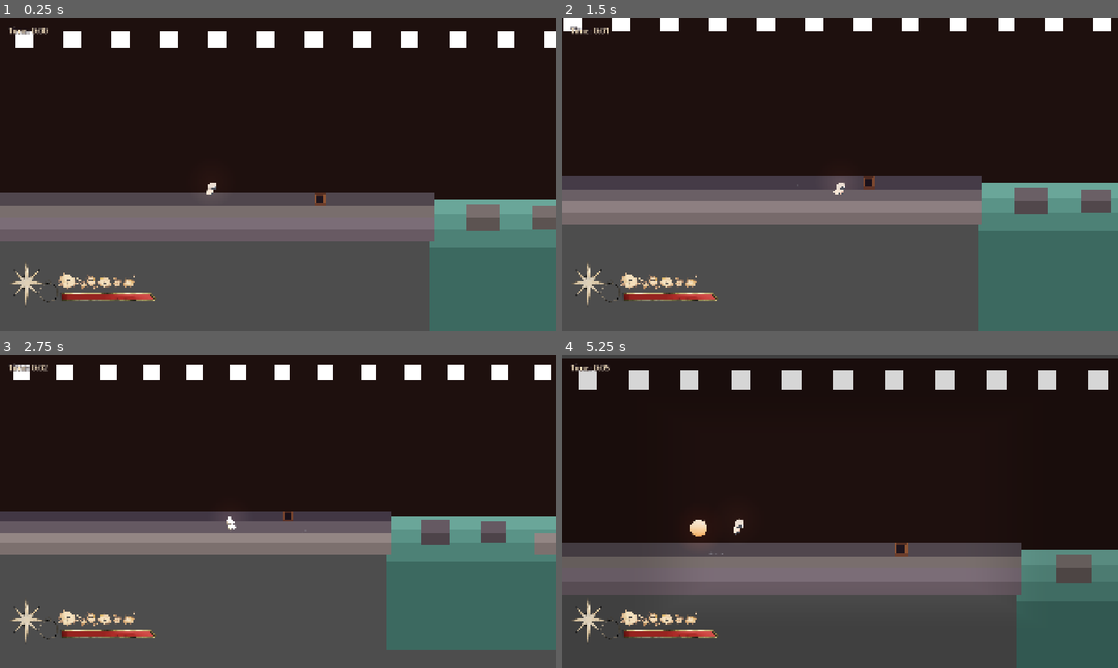
Above: before the commit, frames 1-4 (two rows, left to right).
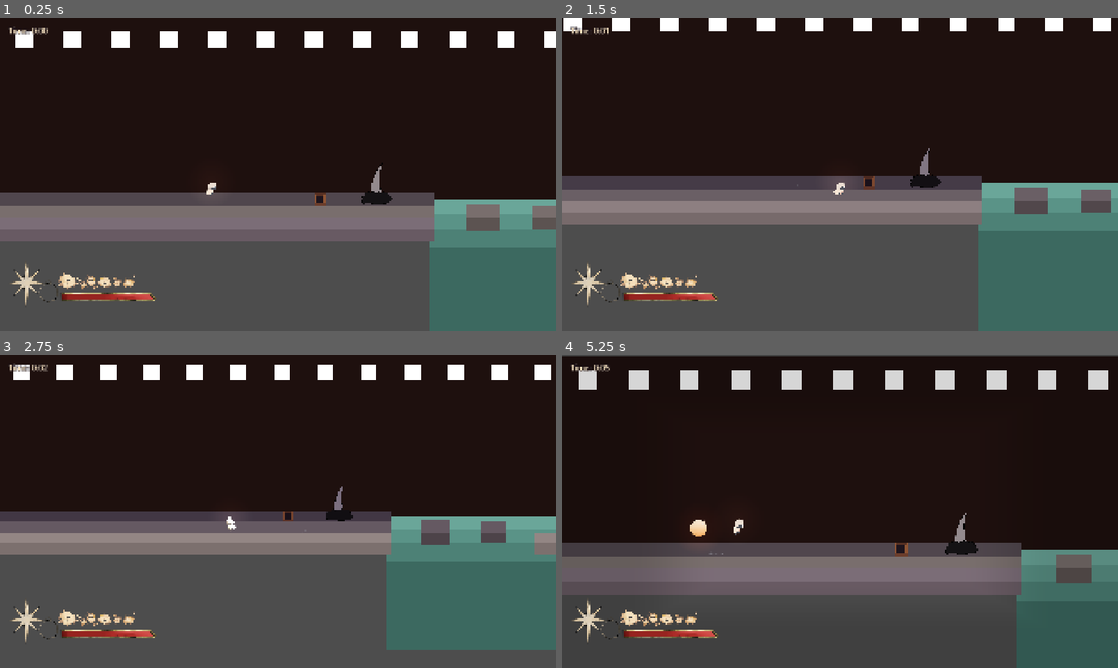
Above: after the commit, the same moments.

Repository: EkaterinaZakharova-13/purgatory-game
Game: Godot game, scene res://Scenes/Levels/main.tscn
Two runs of this game, one before a commit and one after it. Both use one fixed random seed, a clock stepped at 60 frames per second and the inputs below. The engine's default icon, where the game draws it, is replaced by a stand-in: a white triangle on a blue panel in a dark square.
Inputs:
- Up to frame 1 (0.25 s): no input
- Up to frame 2 (1.5 s): hold D (right) from 0.53 s (still down); tap Space (jump) at 0.6, 0.77, 1.07 s; tap S (closer) at 1.35 s
- Up to frame 3 (2.75 s): tap Space (jump) at 1.52, 1.55, 1.82, 2.3 s; release D (right) at 2.03 s; hold A (left) from 2.03 s (still down); tap Shift (dash) at 2.1 s
- Up to frame 4 (5.25 s): tap W (further) at 2.85 s; tap Space (jump) at 3.02, 3.05, 3.32, 3.77, 3.8, 4.07, 4.52, 4.55, 4.82, 5.1 s; tap F (orb_platform) at 3.6 s; release A (left) at 4.28 s; hold D (right) from 4.28 s (still down); tap R (orb_toggle) at 4.35 s

The runs differ from the first frame. In frame 1, 0.3% of the frame differs, in the area x 65-71%, y 46-60%; in frame 2, 0.3%; in frame 3, 0.2%; in frame 4, 1.0%, in the area x 0-100%, y 0-64%.

Commit message:
The Hunter's animatio and damages

Diff:
--- /dev/null
+++ b/Assets/TheHunter/the_hunter_animations.tres
@@ -0,0 +1,184 @@
+[gd_resource type="SpriteFrames" format=3 uid="uid://b3txkgfn4a7by"]
+
+[ext_resource type="Texture2D" uid="uid://dra017444xvwe" path="res://Assets/TheHunterBite/fotograma0000.png" id="bite_00"]
+[ext_resource type="Texture2D" uid="uid://8fngllgb3sjj" path="res://Assets/TheHunterBite/fotograma0001.png" id="bite_01"]
+[ext_resource type="Texture2D" uid="uid://dv3snpuecgqgn" path="res://Assets/TheHunterBite/fotograma0002.png" id="bite_02"]
+[ext_resource type="Texture2D" uid="uid://cbfcj3javst32" path="res://Assets/TheHunterBite/fotograma0003.png" id="bite_03"]
+[ext_resource type="Texture2D" uid="uid://bbp5if40aqen3" path="res://Assets/TheHunterBite/fotograma0004.png" id="bite_04"]
+[ext_resource type="Texture2D" uid="uid://3ggxxaosm2g6" path="res://Assets/TheHunterBite/fotograma0005.png" id="bite_05"]
+[ext_resource type="Texture2D" uid="uid://ior4cdvysakm" path="res://Assets/TheHunterBite/fotograma0006.png" id="bite_06"]
+[ext_resource type="Texture2D" uid="uid://dalnnvmerhfas" path="res://Assets/TheHunterBite/fotograma0007.png" id="bite_07"]
+[ext_resource type="Texture2D" uid="uid://na3uocrmc06h" path="res://Assets/TheHunterBite/fotograma0008.png" id="bite_08"]
+[ext_resource type="Texture2D" uid="uid://dgrojwx1qahf8" path="res://Assets/TheHunterBite/fotograma0009.png" id="bite_09"]
+[ext_resource type="Texture2D" uid="uid://b5l32lve446y6" path="res://Assets/TheHunterBite/fotograma0010.png" id="bite_10"]
+[ext_resource type="Texture2D" uid="uid://vpb76t7y7svj" path="res://Assets/TheHunterBite/fotograma0011.png" id="bite_11"]
+[ext_resource type="Texture2D" uid="uid://l3bose2u677b" path="res://Assets/TheHunterBite/fotograma0012.png" id="bite_12"]
+[ext_resource type="Texture2D" uid="uid://i2awsp1b7idq" path="res://Assets/TheHunterJump/fotograma0000.png" id="jump_00"]
+[ext_resource type="Texture2D" uid="uid://c88pjptehyf0d" path="res://Assets/TheHunterJump/fotograma0001.png" id="jump_01"]
+[ext_resource type="Texture2D" uid="uid://cy06jbcb6jswx" path="res://Assets/TheHunterJump/fotograma0002.png" id="jump_02"]
+[ext_resource type="Texture2D" uid="uid://bf3f7fxdm5x8m" path="res://Assets/TheHunterJump/fotograma0003.png" id="jump_03"]
+[ext_resource type="Texture2D" uid="uid://ban8yhupelllw" path="res://Assets/TheHunterJump/fotograma0004.png" id="jump_04"]
+[ext_resource type="Texture2D" uid="uid://7b482q3thgj8" path="res://Assets/TheHunterJump/fotograma0005.png" id="jump_05"]
+[ext_resource type="Texture2D" uid="uid://cb0ap5layjkiv" path="res://Assets/TheHunterJump/fotograma0006.png" id="jump_06"]
+[ext_resource type="Texture2D" uid="uid://c0j5yuxjidv41" path="res://Assets/TheHunterJump/fotograma0007.png" id="jump_07"]
+[ext_resource type="Texture2D" uid="uid://62mbqvbrewnb" path="res://Assets/TheHunterJump/fotograma0008.png" id="jump_08"]
+[ext_resource type="Texture2D" uid="uid://cwk5r3756jhn8" path="res://Assets/TheHunterJump/fotograma0009.png" id="jump_09"]
+[ext_resource type="Texture2D" uid="uid://drkhier31grck" path="res://Assets/TheHunterJump/fotograma0010.png" id="jump_10"]
+[ext_resource type="Texture2D" uid="uid://ckrx2v4vfvp8q" path="res://Assets/TheHunterJump/fotograma0011.png" id="jump_11"]
+[ext_resource type="Texture2D" uid="uid://huovludd0wwf" path="res://Assets/TheHunterJump/fotograma0012.png" id="jump_12"]
+[ext_resource type="Texture2D" uid="uid://o8vkqovlkqs1" path="res://Assets/TheHunterJump/fotograma0013.png" id="jump_13"]
+[ext_resource type="Texture2D" uid="uid://bwvi23q8l18gq" path="res://Assets/TheHunterSpike/fotograma0000.png" id="spike_00"]
+[ext_resource type="Texture2D" uid="uid://bt3ntnygn27ww" path="res://Assets/TheHunterSpike/fotograma0001.png" id="spike_01"]
+[ext_resource type="Texture2D" uid="uid://colo4p2qd3qqg" path="res://Assets/TheHunterSpike/fotograma0002.png" id="spike_02"]
+
+[resource]
+animations = [{
+"frames": [{
+"duration": 1.0,
+"texture": ExtResource("bite_00")
+}, {
+"duration": 1.0,
+"texture": ExtResource("bite_01")
+}, {
+"duration": 1.0,
+"texture": ExtResource("bite_02")
+}, {
+"duration": 1.0,
+"texture": ExtResource("bite_03")
+}, {
+"duration": 1.0,
+"texture": ExtResource("bite_04")
+}, {
+"duration": 1.0,
+"texture": ExtResource("bite_05")
+}, {
+"duration": 1.0,
+"texture": ExtResource("bite_06")
+}, {
+"duration": 1.0,
+"texture": ExtResource("bite_07")
+}, {
+"duration": 1.0,
+"texture": ExtResource("bite_08")
+}, {
+"duration": 1.0,
+"texture": ExtResource("bite_09")
+}, {
+"duration": 1.0,
+"texture": ExtResource("bite_10")
+}, {
+"duration": 1.0,
+"texture": ExtResource("bite_11")
+}, {
+"duration": 1.0,
+"texture": ExtResource("bite_12")
+}],
+"loop": 0,
+"name": &"TheHunterBite",
+"speed": 12.0
+}, {
+"frames": [{
+"duration": 1.0,
+"texture": ExtResource("jump_00")
+}, {
+"duration": 1.0,
+"texture": ExtResource("jump_01")
+}, {
+"duration": 1.0,
+"texture": ExtResource("jump_02")
+}, {
+"duration": 1.0,
+"texture": ExtResource("jump_03")
+}, {
+"duration": 1.0,
+"texture": ExtResource("jump_04")
+}, {
+"duration": 1.0,
+"texture": ExtResource("jump_05")
+}, {
+"duration": 1.0,
+"texture": ExtResource("jump_06")
+}, {
+"duration": 1.0,
+"texture": ExtResource("jump_07")
+}, {
+"duration": 1.0,
+"texture": ExtResource("jump_08")
+}, {
+"duration": 1.0,
+"texture": ExtResource("jump_09")
+}, {
+"duration": 1.0,
+"texture": ExtResource("jump_10")
+}, {
+"duration": 1.0,
+"texture": ExtResource("jump_11")
+}, {
+"duration": 1.0,
+"texture": ExtResource("jump_12")
+}, {
+"duration": 1.0,
+"texture": ExtResource("jump_13")
+}],
+"loop": 0,
+"name": &"TheHunterJump",
+"speed": 10.0
+}, {
+"frames": [{
+"duration": 1.0,
+"texture": ExtResource("jump_13")
+}, {
+"duration": 1.0,
+"texture": ExtResource("jump_12")
+}, {
+"duration": 1.0,
+"texture": ExtResource("jump_11")
+}, {
+"duration": 1.0,
+"texture": ExtResource("jump_10")
+}, {
+"duration": 1.0,
+"texture": ExtResource("jump_09")
+}, {
+"duration": 1.0,
+"texture": ExtResource("jump_08")
+}, {
+"duration": 1.0,
+"texture": ExtResource("jump_07")
+}, {
+"duration": 1.0,
+"texture": ExtResource("jump_06")
+}, {
+"duration": 1.0,
+"texture": ExtResource("jump_05")
+}, {
+"duration": 1.0,
+"texture": ExtResource("jump_04")
+}, {
+"duration": 1.0,
+"texture": ExtResource("jump_03")
+}, {
+"duration": 1.0,
+"texture": ExtResource("jump_02")
+}, {
+"duration": 1.0,
+"texture": ExtResource("jump_01")
+}],
+"loop": 0,
+"name": &"TheHunterJumpReverse",
+"speed": 10.0
+}, {
+"frames": [{
+"duration": 1.0,
+"texture": ExtResource("spike_00")
+}, {
+"duration": 1.0,
+"texture": ExtResource("spike_01")
+}, {
+"duration": 1.0,
+"texture": ExtResource("spike_02")
+}],
+"loop": 1,
+"name": &"TheHunterSpike",
+"speed": 5.0
+}]
--- /dev/null
+++ b/Scenes/Entities/the_hunter.tscn
@@ -0,0 +1,38 @@
+[gd_scene format=3 uid="uid://cuixeh0uak6yi"]
+
+[ext_resource type="Script" uid="uid://g2xt7cev3e10" path="res://Scripts/the_hunter.gd" id="1_script"]
+[ext_resource type="SpriteFrames" uid="uid://b3txkgfn4a7by" path="res://Assets/TheHunter/the_hunter_animations.tres" id="2_frames"]
+
+[sub_resource type="CircleShape2D" id="DetectionCircle"]
+radius = 190.0
+
+[sub_resource type="CircleShape2D" id="BiteCircle"]
+radius = 54.0
+
+[node name="TheHunter" type="Node2D" unique_id=1648377916 groups=["LayerCollider"]]
+script = ExtResource("1_script")
+
+[node name="AnimatedSprite2D" type="AnimatedSprite2D" parent="." unique_id=2076656852]
+texture_filter = 1
+position = Vector2(0, -70)
+scale = Vector2(0.1, 0.1)
+sprite_frames = ExtResource("2_frames")
+animation = &"TheHunterSpike"
+autoplay = "TheHunterSpike"
+
+[node name="DetectionArea" type="Area2D" parent="." unique_id=972854159]
+position = Vector2(0, -70)
+collision_layer = 0
+
+[node name="CollisionShape2D" type="CollisionShape2D" parent="DetectionArea" unique_id=2040122898]
+shape = SubResource("DetectionCircle")
+
+[node name="BiteArea" type="Area2D" parent="." unique_id=327364186]
+position = Vector2(0, -70)
+collision_layer = 0
+
+[node name="CollisionShape2D" type="CollisionShape2D" parent="BiteArea" unique_id=613896317]
+position = Vector2(0, 10)
+shape = SubResource("BiteCircle")
+
+[connection signal="animation_finished" from="AnimatedSprite2D" to="." method="_on_animation_finished"]
--- a/Scenes/Levels/main.tscn
+++ b/Scenes/Levels/main.tscn
@@ -5,6 +5,7 @@
 [ext_resource type="PackedScene" path="res://Scenes/Entities/orb_crate.tscn" id="3_crate"]
 [ext_resource type="PackedScene" path="res://Scenes/UI/player_hud.tscn" id="4_hud"]
 [ext_resource type="PackedScene" path="res://Scenes/Entities/orb_platform.tscn" id="5_platform"]
+[ext_resource type="PackedScene" uid="uid://cuixeh0uak6yi" path="res://Scenes/Entities/the_hunter.tscn" id="6_hunter"]
 
 [sub_resource type="RectangleShape2D" id="RectangleShape2D_rtip2"]
 size = Vector2(4, 32)
@@ -24,9 +25,10 @@
 [node name="Main" type="Node" unique_id=767089903]
 
 [node name="Background" type="ColorRect" parent="." unique_id=1788464874]
-offset_top = 24.0
-offset_right = 27.94086
-offset_bottom = 88.0
+offset_left = -3.0
+offset_top = 23.0
+offset_right = 24.94086
+offset_bottom = 87.0
 scale = Vector2(159.766, 8)
 color = Color(0.12, 0.062759995, 0.0564, 1)
 
@@ -479,6 +481,9 @@
 position = Vector2(35.000023, 53)
 shape = SubResource("Ground10SupportShape")
 
+[node name="TheHunter" parent="LayerManager/Layer2" unique_id=80229388 instance=ExtResource("6_hunter")]
+position = Vector2(1000, 520)
+
 [node name="Layer1" type="Node2D" parent="LayerManager" unique_id=990853741]
 
 [node name="Ground5" type="StaticBody2D" parent="LayerManager/Layer1" unique_id=894772816]
--- a/Scenes/UI/player_hud.gd
+++ b/Scenes/UI/player_hud.gd
@@ -4,6 +4,7 @@
 @export var crate_sanity_drain_per_second := 5.0
 @export var sanity_recovery_per_second := 8.0
 @export var sanity_recovery_delay := 2.0
+@export_range(1.0, 500.0, 1.0) var max_health := 100.0
 @export var recovery_flower_texture: Texture2D
 @export_range(1.0, 1.15) var orb_zoom_multiplier := 1.06
 @export_range(0.75, 1.0) var dash_zoom_multiplier := 0.9
@@ -11,6 +12,7 @@
 @export var screen_effect_smoothing := 8.0
 
 @onready var sanity_fill_material: ShaderMaterial = $SanityFill.material as ShaderMaterial
+@onready var health_loss_material: ShaderMaterial = $HealthLoss.material as ShaderMaterial
 @onready var flower_particles: GPUParticles2D = $FlowerParticles
 @onready var particle_material: ParticleProcessMaterial = flower_particles.process_material as ParticleProcessMaterial
 @onready var vignette_material: ShaderMaterial = $"../Vignette".material as ShaderMaterial
@@ -18,6 +20,7 @@
 @onready var elapsed_timer: Timer = $ElapsedTimer
 
 var sanity := 100.0
+var health := 100.0
 var time_since_orb_removed := 0.0
 var depletion_flower_texture: Texture2D
 var normal_camera_zoom := Vector2.ONE
@@ -26,12 +29,22 @@
 var elapsed_seconds := 0
 
 func _ready() -> void:
+	var player := get_tree().get_first_node_in_group("Player")
+	if player != null and player.has_signal("damaged_percent"):
+		player.connect("damaged_percent", _on_player_damaged_percent)
+	health = max_health
 	depletion_flower_texture = flower_particles.texture
 	flower_particles.emitting = false
 	_update_sanity_fill()
+	_update_health_bar()
 	elapsed_time_label.text = "Time: 0:00"
 	elapsed_timer.timeout.connect(_on_elapsed_timer_timeout)
 	elapsed_timer.start()
+
+func _on_player_damaged_percent(percent: float) -> void:
+	var damage_amount := max_health * clampf(percent, 0.0, 100.0) / 100.0
+	health = maxf(0.0, health - damage_amount)
+	_update_health_bar()
 
 func _on_elapsed_timer_timeout() -> void:
 	elapsed_seconds += 1
@@ -111,3 +124,7 @@
 func _update_sanity_fill() -> void:
 	var depletion := clampf((100.0 - sanity) / 100.0, 0.0, 1.0)
 	sanity_fill_material.set_shader_parameter("depletion", depletion)
+
+func _update_health_bar() -> void:
+	var health_fraction := clampf(health / max_health, 0.0, 1.0)
+	health_loss_material.set_shader_parameter("health_fraction", health_fraction)
--- a/Scenes/UI/player_hud.tscn
+++ b/Scenes/UI/player_hud.tscn
@@ -31,6 +31,16 @@
 
 [sub_resource type="ShaderMaterial" id="ShaderMaterial_sanity_fill"]
 shader = SubResource("Shader_sanity_fill")
+
+[sub_resource type="AtlasTexture" id="AtlasTexture_health_loss"]
+atlas = ExtResource("1_full")
+region = Rect2(428, 181, 410, 19)
+
+[sub_resource type="Shader" id="Shader_health_loss"]
+code = "shader_type canvas_item;\nuniform float health_fraction = 1.0;\nvoid fragment() {\n\tvec4 color = texture(TEXTURE, UV) * COLOR;\n\tfloat loss = smoothstep(health_fraction, min(health_fraction + 0.015, 1.01), UV.x);\n\tcolor.a *= loss;\n\tCOLOR = color;\n}"
+
+[sub_resource type="ShaderMaterial" id="ShaderMaterial_health_loss"]
+shader = SubResource("Shader_health_loss")
 
 [sub_resource type="Shader" id="Shader_orb_vignette"]
 code = "shader_type canvas_item;\nuniform float strength : hint_range(0.0, 0.3) = 0.0;\nuniform float edge_width : hint …(321 unchanged characters)…
@@ -86,6 +96,15 @@
 texture = ExtResource("4_sanity")
 material = SubResource("ShaderMaterial_sanity_fill")
 
+[node name="HealthLoss" type="TextureRect" parent="HUDRoot"]
+offset_left = 264.0
+offset_top = 181.0
+offset_right = 674.0
+offset_bottom = 200.0
+mouse_filter = 2
+texture = SubResource("AtlasTexture_health_loss")
+material = SubResource("ShaderMaterial_health_loss")
+
 [node name="FlowerParticles" type="GPUParticles2D" parent="HUDRoot"]
 position = Vector2(605, 115)
 emitting = false
--- a/Scripts/player.gd
+++ b/Scripts/player.gd
@@ -1,4 +1,6 @@
 extends CharacterBody2D
+
+signal damaged_percent(percent: float)
 
 const ANIM_IDLE: StringName = &"Idle"
 const ANIM_WALKING: StringName = &"Walking"
@@ -47,6 +49,11 @@
 var current_mask := starting_mask
 
 var last_direction := 1
+
+func take_damage_percent(percent: float) -> void:
+	if percent <= 0.0:
+		return
+	damaged_percent.emit(percent)
 
 func _ready():
 	original_sprite_modulate = animated_sprite.modulate
--- /dev/null
+++ b/Scripts/the_hunter.gd
@@ -0,0 +1,209 @@
+extends Node2D
+
+const ANIM_SPIKE: StringName = &"TheHunterSpike"
+const ANIM_JUMP: StringName = &"TheHunterJump"
+const ANIM_JUMP_REVERSE: StringName = &"TheHunterJumpReverse"
+const ANIM_BITE: StringName = &"TheHunterBite"
+
+@export_group("Detection")
+@export_range(1, 3, 1) var layer_number := 2
+@export var require_matching_layer := true
+@export_range(32.0, 600.0, 8.0) var detection_radius := 190.0
+@export_range(16.0, 240.0, 4.0) var bite_radius := 76.0
+@export_range(0.0, 30.0, 0.5) var return_delay_seconds := 8.0
+
+@export_group("Visual alignment")
+@export_range(-10.0, 10.0, 0.5) var spike_frame_2_y_correction := 3.0
+@export_range(-60.0, 60.0, 0.5) var jump_animation_vertical_offset := 37.0
+@export_range(-30.0, 30.0, 0.5) var jump_return_vertical_offset := 20.0
+@export_range(-30.0, 30.0, 0.5) var jump_return_horizontal_offset := 10.0
+@export var jump_frame_y_corrections: PackedFloat32Array = PackedFloat32Array([
+	16.0, 16.0, 15.0, 13.0, 14.0, 12.0, 30.0,
+	28.0, 19.0, -1.0, 12.0, 1.0, 0.0, 0.0
+])
+@export var bite_frame_y_corrections: PackedFloat32Array = PackedFloat32Array([
+	0.0, 13.0, 13.0, 13.0, 0.0, 16.0, -7.0,
+	-7.0, 16.0, 16.0, 0.0, 0.0, 0.0
+])
+@export var bite_frame_x_corrections: PackedFloat32Array = PackedFloat32Array([
+	0.0, -4.0, -4.0, -4.0, 0.0, 22.4, 8.7,
+	8.7, 22.4, 22.4, 0.0, 0.0, 0.0
+])
+
+@export_group("Attack")
+@export_range(0.0, 100.0, 0.5) var bite_damage_percent := 5.0
+@export_range(0.1, 10.0, 0.1) var attack_cooldown := 1.5
+
+@onready var animated_sprite: AnimatedSprite2D = $AnimatedSprite2D
+@onready var detection_area: Area2D = $DetectionArea
+@onready var bite_area: Area2D = $BiteArea
+@onready var player: Node2D = get_tree().get_first_node_in_group("Player")
+
+var _attack_cooldown_remaining := 0.0
+var _bite_animation_playing := false
+var _jump_form_active := false
+var _jump_sequence_completed := false
+var _is_reversing_jump := false
+var _return_timer_remaining := -1.0
+var _jump_resume_frame := 0
+var _jump_resume_progress := 0.0
+
+func _ready() -> void:
+	_set_area_radius(detection_area, detection_radius)
+	_set_area_radius(bite_area, bite_radius)
+	animated_sprite.animation_changed.connect(_apply_frame_alignment)
+	animated_sprite.frame_changed.connect(_apply_frame_alignment)
+	_apply_frame_alignment()
+	animated_sprite.play(ANIM_SPIKE)
+
+func _physics_process(delta: float) -> void:
+	_attack_cooldown_remaining = maxf(0.0, _attack_cooldown_remaining - delta)
+	if not is_instance_valid(player):
+		player = get_tree().get_first_node_in_group("Player")
+		return
+
+	var player_detected := _player_is_in_area(detection_area)
+	var player_close := _player_is_in_area(bite_area)
+	if player_detected:
+		_return_timer_remaining = -1.0
+		if _is_reversing_jump:
+			_is_reversing_jump = false
+			_jump_sequence_completed = false
+			animated_sprite.play(ANIM_JUMP)
+		elif not _jump_form_active:
+			_jump_form_active = true
+			_jump_sequence_completed = false
+			animated_sprite.play(ANIM_JUMP)
+	elif _jump_form_active and _jump_sequence_completed and not _bite_animation_playing and not _is_reversing_jump:
+		_set_jump_top_pose()
+		if _return_timer_remaining < 0.0:
+			_return_timer_remaining = return_delay_seconds
+		else:
+			_return_timer_remaining = maxf(0.0, _return_timer_remaining - delta)
+		if _return_timer_remaining <= 0.0:
+			_is_reversing_jump = true
+			_return_timer_remaining = -1.0
+			animated_sprite.play(ANIM_JUMP_REVERSE)
+
+	if player_close and _attack_cooldown_remaining <= 0.0 and not _bite_animation_playing:
+		_start_bite()
+		return
+
+	if _bite_animation_playing:
+		return
+
+	if _jump_form_active and _jump_sequence_completed and not _is_reversing_jump:
+		if player_detected:
+			_set_bite_idle_pose()
+		else:
+			_set_jump_top_pose()
+	elif not _jump_form_active:
+		_play_form(ANIM_SPIKE)
+
+func _set_area_radius(area: Area2D, radius: float) -> void:
+	var collision_shape := area.get_node("CollisionShape2D") as CollisionShape2D
+	var circle := collision_shape.shape.duplicate() as CircleShape2D
+	circle.radius = radius
+	collision_shape.shape = circle
+
+func _player_is_in_area(area: Area2D) -> bool:
+	if not area.overlaps_body(player):
+		return false
+	if not require_matching_layer:
+		return true
+	return int(player.get("current_mask")) == layer_number
+
+func _start_bite() -> void:
+	_bite_animation_playing = true
+	_attack_cooldown_remaining = attack_cooldown
+	if animated_sprite.animation == ANIM_JUMP:
+		_jump_resume_frame = animated_sprite.frame
+		_jump_resume_progress = animated_sprite.frame_progress
+	animated_sprite.play(ANIM_BITE)
+	_apply_bite_damage()
+
+func _apply_bite_damage() -> void:
+	if player.has_method("take_damage_percent"):
+		player.call("take_damage_percent", bite_damage_percent)
+
+func _restore_form_after_bite() -> void:
+	if not _jump_form_active:
+		_play_form(ANIM_SPIKE)
+		return
+
+	if _jump_sequence_completed:
+		if _player_is_in_area(detection_area):
+			_set_bite_idle_pose()
+		else:
+			_set_jump_top_pose()
+			_return_timer_remaining = return_delay_seconds
+	else:
+		animated_sprite.play(ANIM_JUMP)
+		animated_sprite.set_frame_and_progress(_jump_resume_frame, _jump_resume_progress)
+
+func _set_bite_idle_pose() -> void:
+	if animated_sprite.animation == ANIM_BITE and not animated_sprite.is_playing() and animated_sprite.frame == 0:
+		return
+	animated_sprite.play(ANIM_BITE)
+	animated_sprite.set_frame_and_progress(0, 0.0)
+	animated_sprite.pause()
+
+func _set_jump_top_pose() -> void:
+	if animated_sprite.animation == ANIM_JUMP and not animated_sprite.is_playing() and animated_sprite.frame == 13:
+		return
+	animated_sprite.play(ANIM_JUMP)
+	animated_sprite.set_frame_and_progress(13, 0.0)
+	animated_sprite.pause()
+
+func _play_form(animation_name: StringName) -> void:
+	if animated_sprite.animation != animation_name:
+		animated_sprite.play(animation_name)
+
+func _apply_frame_alignment() -> void:
+	animated_sprite.offset = Vector2.ZERO
+	if animated_sprite.animation == ANIM_SPIKE and animated_sprite.frame == 2:
+		animated_sprite.offset.y = spike_frame_2_y_correction
+	elif animated_sprite.animation == ANIM_JUMP:
+		_apply_jump_frame_alignment(animated_sprite.frame)
+	elif animated_sprite.animation == ANIM_JUMP_REVERSE:
+		var source_frame := 13 - animated_sprite.frame
+		_apply_jump_frame_alignment(
+			source_frame,
+			jump_return_vertical_offset,
+			jump_return_horizontal_offset
+		)
+	elif animated_sprite.animation == ANIM_BITE:
+		var bite_frame := animated_sprite.frame
+		if bite_frame >= 0 and bite_frame < bite_frame_y_corrections.size():
+			animated_sprite.offset.y = bite_frame_y_corrections[bite_frame]
+			if bite_frame < bite_frame_x_corrections.size():
+				animated_sprite.offset.x = bite_frame_x_corrections[bite_frame]
+
+func _apply_jump_frame_alignment(
+	source_frame: int,
+	extra_vertical_offset: float = 0.0,
+	extra_horizontal_offset: float = 0.0
+) -> void:
+	if source_frame >= 0 and source_frame < jump_frame_y_corrections.size():
+		animated_sprite.offset = Vector2(
+			extra_horizontal_offset,
+			jump_frame_y_corrections[source_frame] + jump_animation_vertical_offset + extra_vertical_offset
+		)
+
+func _on_animation_finished() -> void:
+	match animated_sprite.animation:
+		ANIM_JUMP:
+			_jump_sequence_completed = true
+			if _player_is_in_area(detection_area):
+				_set_bite_idle_pose()
+			else:
+				_set_jump_top_pose()
+				_return_timer_remaining = return_delay_seconds
+		ANIM_BITE:
+			_bite_animation_playing = false
+			_restore_form_after_bite()
+		ANIM_JUMP_REVERSE:
+			_is_reversing_jump = false
+			_jump_form_active = false
+			_jump_sequence_completed = false
+			_play_form(ANIM_SPIKE)
Binary file added: Assets/TheHunterBite/fotograma0000.png
Not shown, added: Assets/TheHunterBite/fotograma0000.png.import
Binary file added: Assets/TheHunterBite/fotograma0001.png
Not shown, added: Assets/TheHunterBite/fotograma0001.png.import
Binary file added: Assets/TheHunterBite/fotograma0002.png
Not shown, added: Assets/TheHunterBite/fotograma0002.png.import
Binary file added: Assets/TheHunterBite/fotograma0003.png
Not shown, added: Assets/TheHunterBite/fotograma0003.png.import
Binary file added: Assets/TheHunterBite/fotograma0004.png
Not shown, added: Assets/TheHunterBite/fotograma0004.png.import
Binary file added: Assets/TheHunterBite/fotograma0005.png
Not shown, added: Assets/TheHunterBite/fotograma0005.png.import
(and 50 more such lines)
